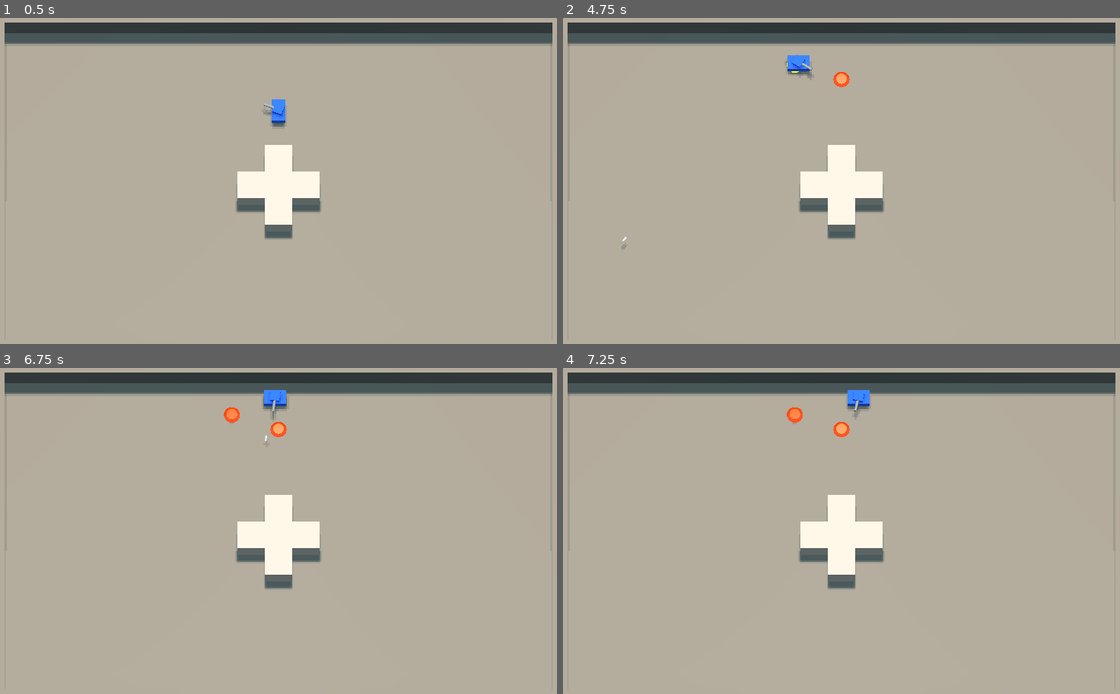
Above: before the commit, frames 1-4 (two rows, left to right).
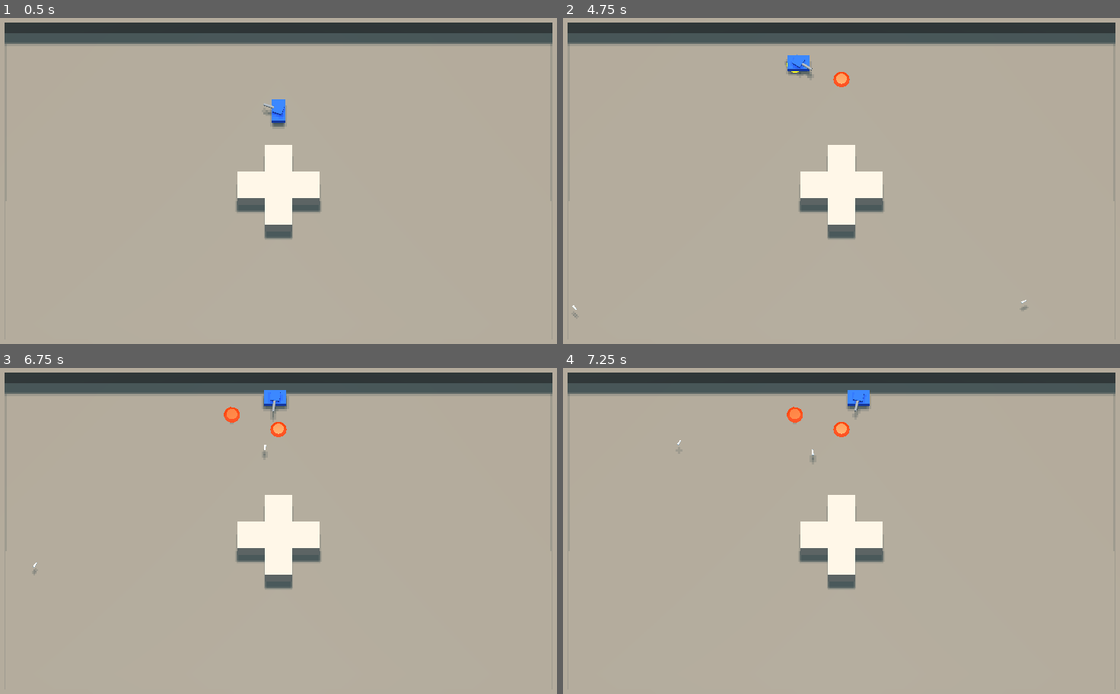
Above: after the commit, the same moments.

Repository: jdrempel/tanks
Game: Godot game, scene res://Main.tscn
The game is run twice, just before and just after one commit, with the same random seed, the same clock (stepped at 60 frames per second) and the same inputs.
Inputs (mouse positions are in pixels of both pictures, inside the frame that each line leads up to):
- Up to frame 1 (0.5 s): no input
- Up to frame 2 (4.75 s): tap Enter at 0.5 s; move the mouse to (813, 255) at 0.52 s; hold W (move_up) 0.53-2.03 s; click (813, 255) at 0.6 s; move the mouse to (1025, 239) at 1.27 s; right-click (1025, 239) at 1.35 s; move the mouse to (657, 132) at 2.02 s; hold A (move_left) 2.03-3.53 s; click (657, 132) at 2.1 s; move the mouse to (869, 187) at 2.77 s; right-click (869, 187) at 2.85 s; move the mouse to (752, 96) at 3.52 s; hold S (move_down) 3.53-4.28 s; click (752, 96) at 3.6 s; move the mouse to (975, 167) at 4.27 s; hold D (move_right) from 4.28 s (still down); right-click (975, 167) at 4.35 s
- Up to frame 3 (6.75 s): move the mouse to (155, 553) at 5.02 s; release D (move_right) at 5.03 s; hold W (move_up) 5.03-5.78 s; click (155, 553) at 5.1 s; move the mouse to (339, 459) at 5.77 s; hold D (move_right) from 5.78 s (still down); right-click (339, 459) at 5.85 s; move the mouse to (250, 605) at 6.52 s; click (250, 605) at 6.6 s
- Up to frame 4 (7.25 s): keep holding D (move_right)

Frame 1 is identical in both runs. In frame 2, less than 0.1% of the frame differs, in the area x 1-84%, y 14-92%; in frame 3, less than 0.1%; in frame 4, less than 0.1%.
Error in both runs: Invalid call. Nonexistent function 'destroy' in base 'StaticBody'. (res://characters/weapons/mines/Mine.gd:27)

Commit message:
Add missile launcher

Diff:
--- a/characters/Player.tscn
+++ b/characters/Player.tscn
@@ -6,7 +6,7 @@
 [ext_resource path="res://materials/tank_barrel.tres" type="Material" id=4]
 [ext_resource path="res://materials/player1.tres" type="Material" id=5]
 [ext_resource path="res://characters/weapons/WeaponController.gd" type="Script" id=6]
-[ext_resource path="res://characters/weapons/rocket/RocketLauncher.tscn" type="PackedScene" id=7]
+[ext_resource path="res://characters/weapons/missile/MissileLauncher.tscn" type="PackedScene" id=7]
 [ext_resource path="res://characters/weapons/mines/MineLayer.tscn" type="PackedScene" id=8]
 
 [sub_resource type="CapsuleShape" id=1]
--- /dev/null
+++ b/characters/weapons/missile/Missile.gd
@@ -0,0 +1,33 @@
+extends KinematicBody
+
+export var move_speed := 11
+var velocity := Vector3.ZERO
+
+export var bounces_remaining := 2
+
+func initialize():
+	velocity = -transform.basis.z * move_speed
+	velocity.y = 0
+
+
+func destroy():
+	queue_free()
+
+
+func impact(other):
+	# play effects
+	if not other.is_in_group("world"):
+		other.destroy()
+	destroy()
+
+
+func _physics_process(delta):
+	var collision = move_and_collide(velocity * delta)
+	if collision:
+		if collision.collider.is_in_group("world") and bounces_remaining > 0:
+			velocity = velocity.bounce(collision.normal)
+			look_at(transform.origin + velocity, Vector3.UP)
+			move_and_collide(velocity * delta / 2)
+			bounces_remaining -= 1
+		else:
+			impact(collision.collider)
--- /dev/null
+++ b/characters/weapons/missile/Missile.tscn
@@ -0,0 +1,29 @@
+[gd_scene load_steps=4 format=2]
+
+[ext_resource path="res://characters/weapons/missile/Missile.gd" type="Script" id=1]
+
+[sub_resource type="CylinderMesh" id=3]
+top_radius = 0.02
+bottom_radius = 0.04
+height = 0.2
+radial_segments = 8
+rings = 0
+
+[sub_resource type="CapsuleShape" id=2]
+radius = 0.03
+height = 0.16303
+
+[node name="Missile" type="KinematicBody" groups=["projectiles"]]
+collision_layer = 4
+collision_mask = 15
+axis_lock_motion_y = true
+move_lock_y = true
+script = ExtResource( 1 )
+
+[node name="MeshInstance" type="MeshInstance" parent="."]
+transform = Transform( 1, 0, 0, 0, -4.37114e-08, 1, 0, -1, -4.37114e-08, 0, 0, 0 )
+mesh = SubResource( 3 )
+material/0 = null
+
+[node name="CollisionShape" type="CollisionShape" parent="."]
+shape = SubResource( 2 )
--- /dev/null
+++ b/characters/weapons/missile/MissileLauncher.gd
@@ -0,0 +1,20 @@
+extends AbstractWeapon
+
+
+func _ready():
+	._ready()
+	is_primary = true
+	var fire_point_name = "FirePointCannon"
+	set_fire_point(fire_point_name)
+
+
+func _fire():
+	if can_fire():
+		var shot = ordnance.instance()
+		shot.global_transform = fire_point.global_transform
+		var scene_root = get_tree().get_root().get_children()[0]
+		shot.initialize()
+		scene_root.add_child(shot)
+		shot.connect("tree_exited", self, "subtract_live_round")
+		live_rounds += 1
+		start_cooldown()
--- /dev/null
+++ b/characters/weapons/missile/MissileLauncher.tscn
@@ -0,0 +1,11 @@
+[gd_scene load_steps=3 format=2]
+
+[ext_resource path="res://characters/weapons/missile/MissileLauncher.gd" type="Script" id=1]
+[ext_resource path="res://characters/weapons/missile/Missile.tscn" type="PackedScene" id=2]
+
+[node name="MissileLauncher" type="Node"]
+script = ExtResource( 1 )
+ordnance = ExtResource( 2 )
+cooldown_time = 1.0
+max_live_rounds = 3
+is_primary = true
